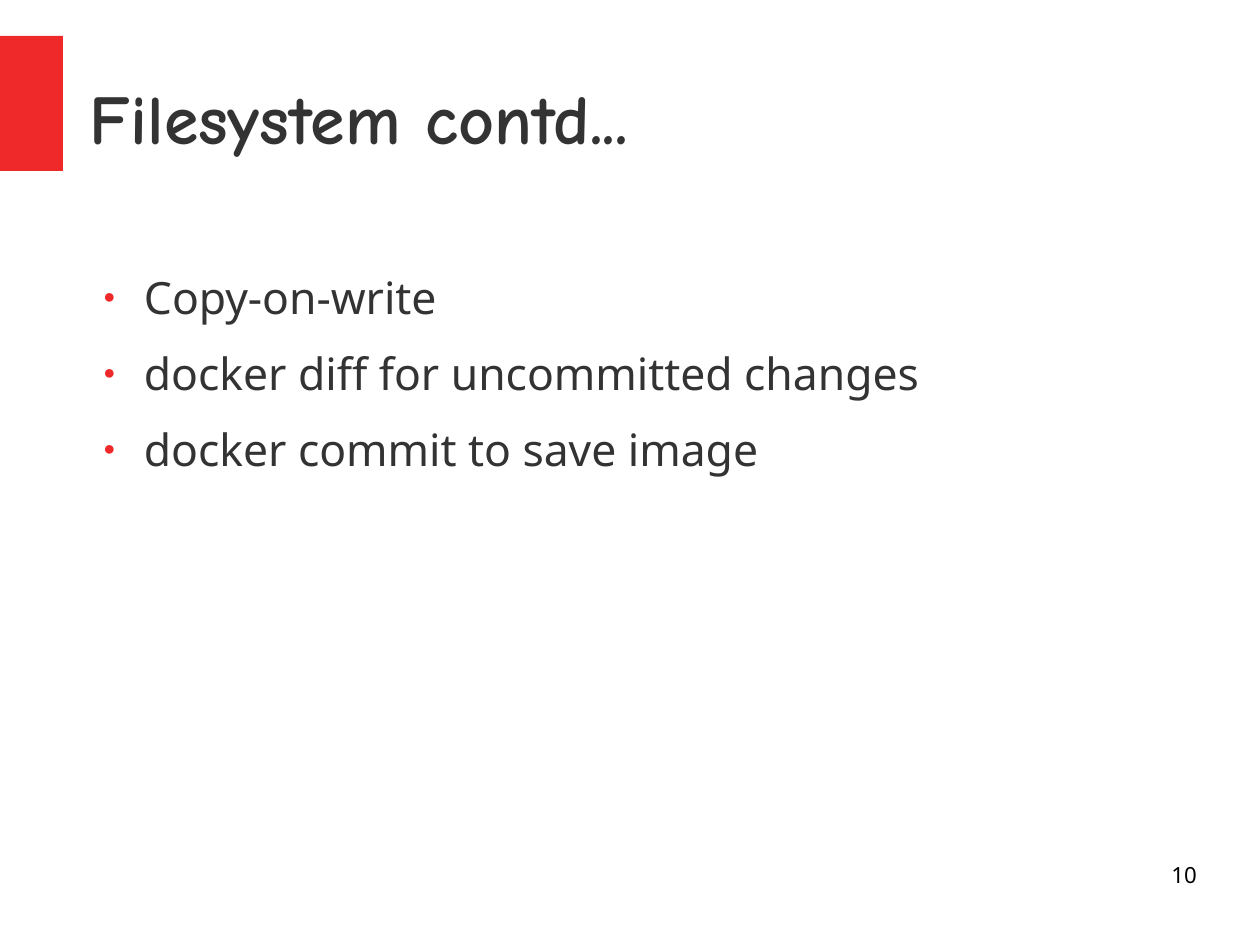
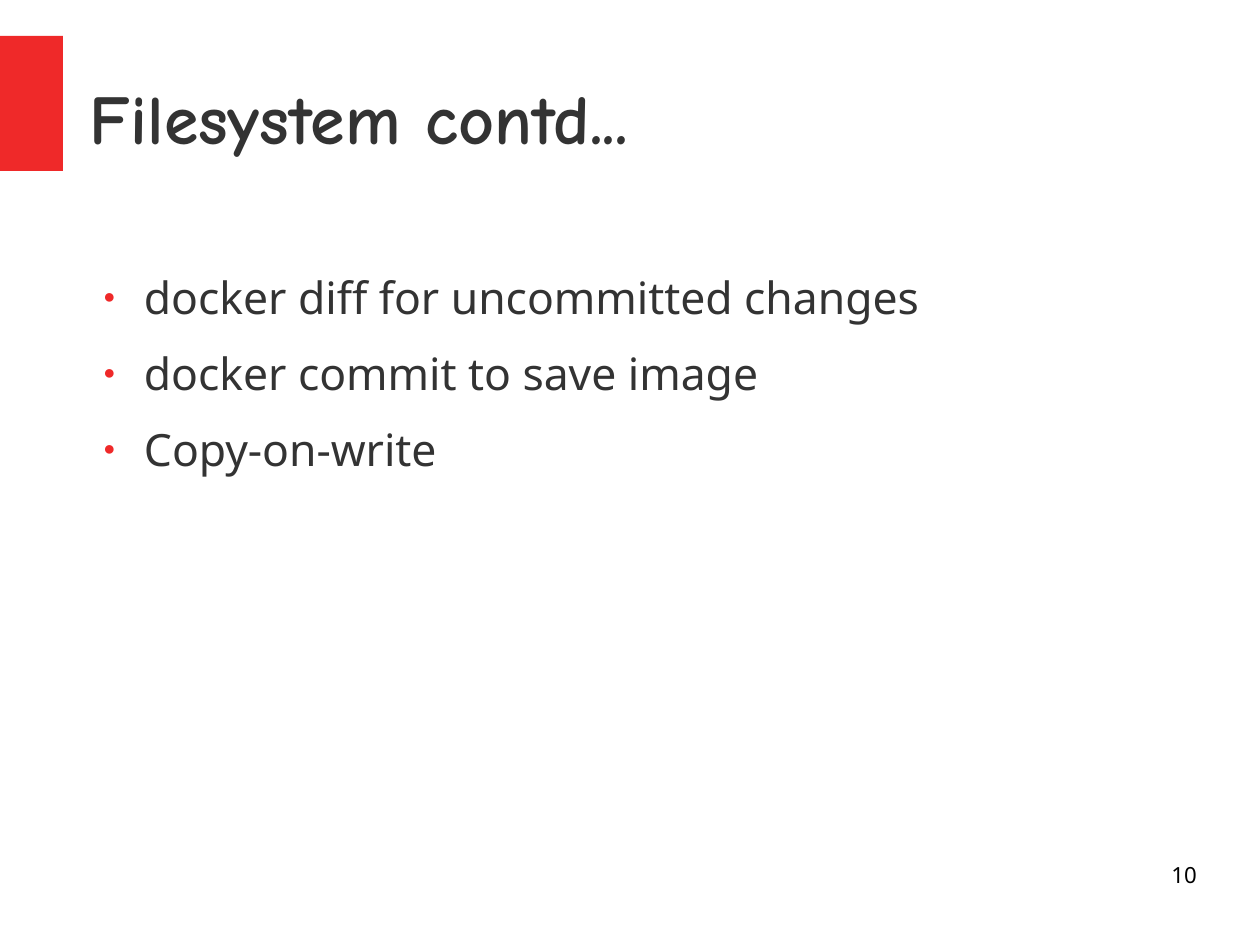
Before and after one commit to kislaykishore/microservices, a slide deck: slide 10 of Containers.odp. Drawn at 1260x945 pixels with LibreOffice and Linux fonts; fonts in the diff are those of the drawing. Boxes give left, top, right and bottom in pixels: in the first picture for what was removed or moved away, otherwise in the second. Text is boxed around its words. In the diff, an @@ line names an element or a change of style, - is before the commit and + after.

Commit message:
Update ppt

```diff
--- a/Containers.odp
+++ b/Containers.odp
@@ text at (x1=144, y1=281, x2=437, y2=325): paragraph removed @@
-● Copy-on-write
@@ text at (x1=144, y1=433, x2=437, y2=477): paragraph added @@
+● Copy-on-write
```
Also in this commit, not shown: 1 other slide changed, 1 other file.
